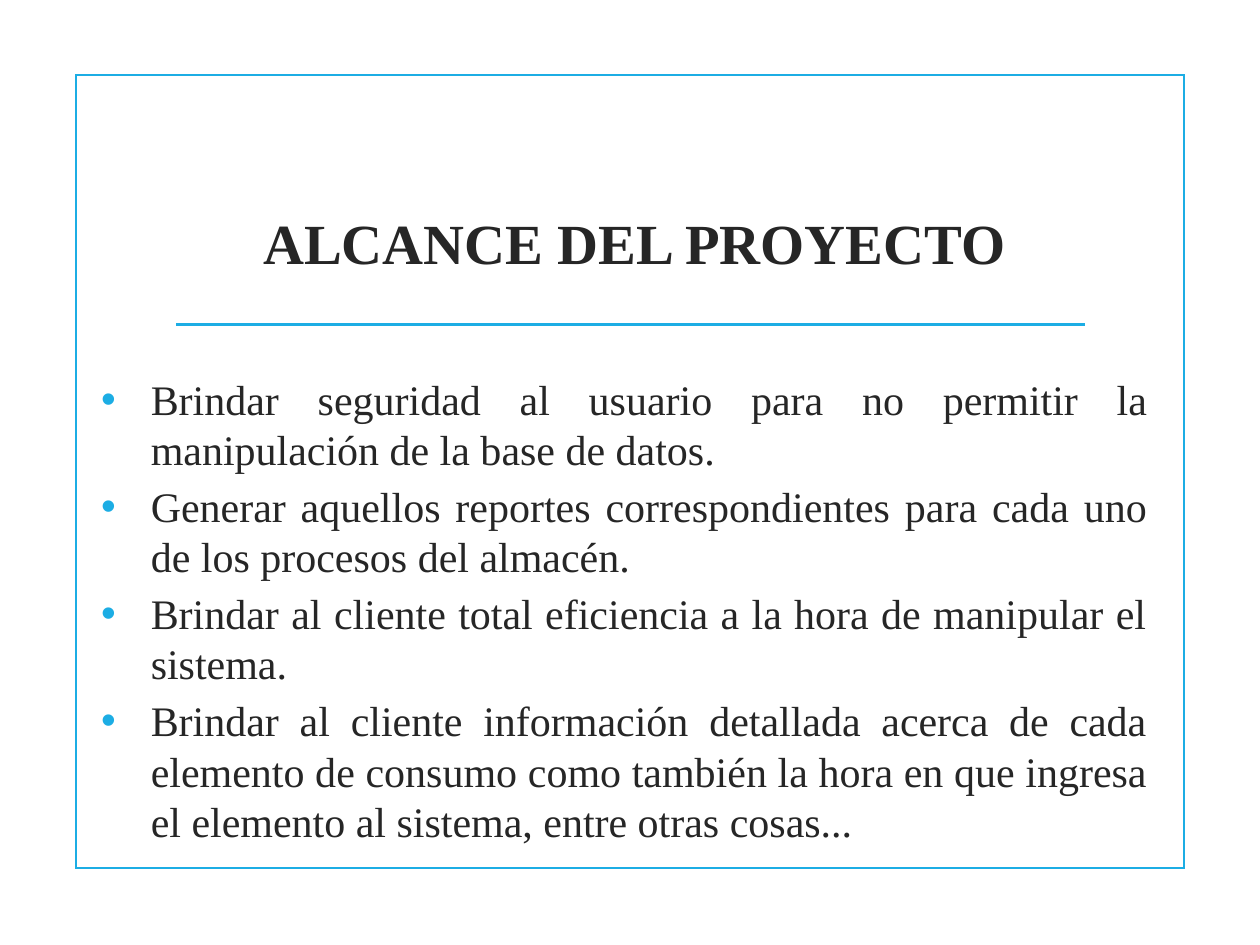
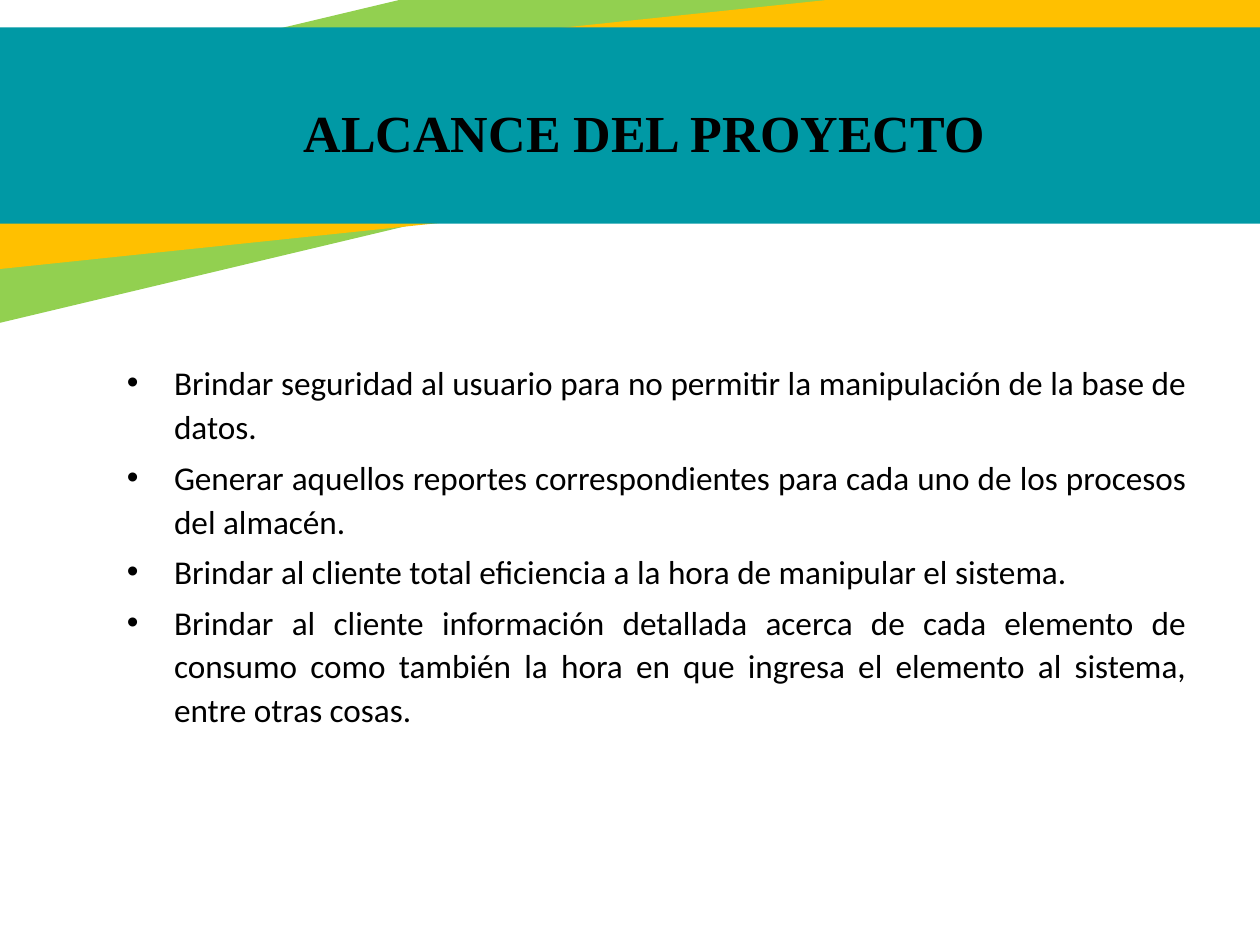
Before and after one commit to jackas779/proyecto, a slide deck: slide 10 of Presentación - Proyecto.pptx. Drawn at 1260x945 pixels with LibreOffice and Linux fonts; fonts in the diff are those of the drawing; background and template pictures are left out. Boxes give left, top, right and bottom in pixels: in the first picture for what was removed or moved away, otherwise in the second. Text is boxed around its words. In the diff, an @@ line names an element or a change of style, - is before the commit and + after.

```diff
--- a/Presentación - Proyecto.pptx
+++ b/Presentación - Proyecto.pptx
@@ rectangle added at (0,0,1260,387), fill #92D050 @@
@@ rectangle added at (0,0,1260,283), fill #FFC000 @@
@@ rectangle added at (0,28,1260,224), fill #0099A5 @@
@@ rectangle removed at (77,74,1184,868) @@
@@ text "ALCANCE DEL PROYECTO": place and size @@
-text "ALCANCE DEL PROYECTO" at (263,226,1005,265)
+text "ALCANCE DEL PROYECTO" at (304,117,985,153)
@@ text "ALCANCE DEL PROYECTO" at (304,117,985,153): size 32.4 to 29.7 pt, text colour #262626 to #000000 @@
@@ line removed from (176, 325) to (1085, 325) @@
@@ text "Brindar seguridad al usuario para ...": place and size @@
-text "Brindar seguridad al usuario para ..." at (151,386,1147,844)
+text "Brindar seguridad al usuario para ..." at (174,372,1186,723)
@@ text at (174,372,1186,590): size 24 to 19 pt, font Times New Roman to Calibri, text colour #262626 to #000000 in "Brindar seguridad al usuario para no permitir ...", "Generar aquellos reportes correspondientes para cada uno ...", "Brindar al cliente total eficiencia a la ..."; indent changed; line spacing 1 to 1.1 @@
@@ text at (174,612,1186,723): text changed; size 24 to 19 pt; font Times New Roman to Calibri; text colour #262626 to #000000 @@
-• Brindar al cliente información detallada acerca de cada elemento de consumo como también la hora en que ingresa el elemento al sistema, entre otras cosas...
+• Brindar al cliente información detallada acerca de cada elemento de consumo como también la hora en que ingresa el elemento al sistema, entre otras cosas.
```
Also in this commit, not shown: 24 other slides changed, 4 slides added, 3 slides removed.
